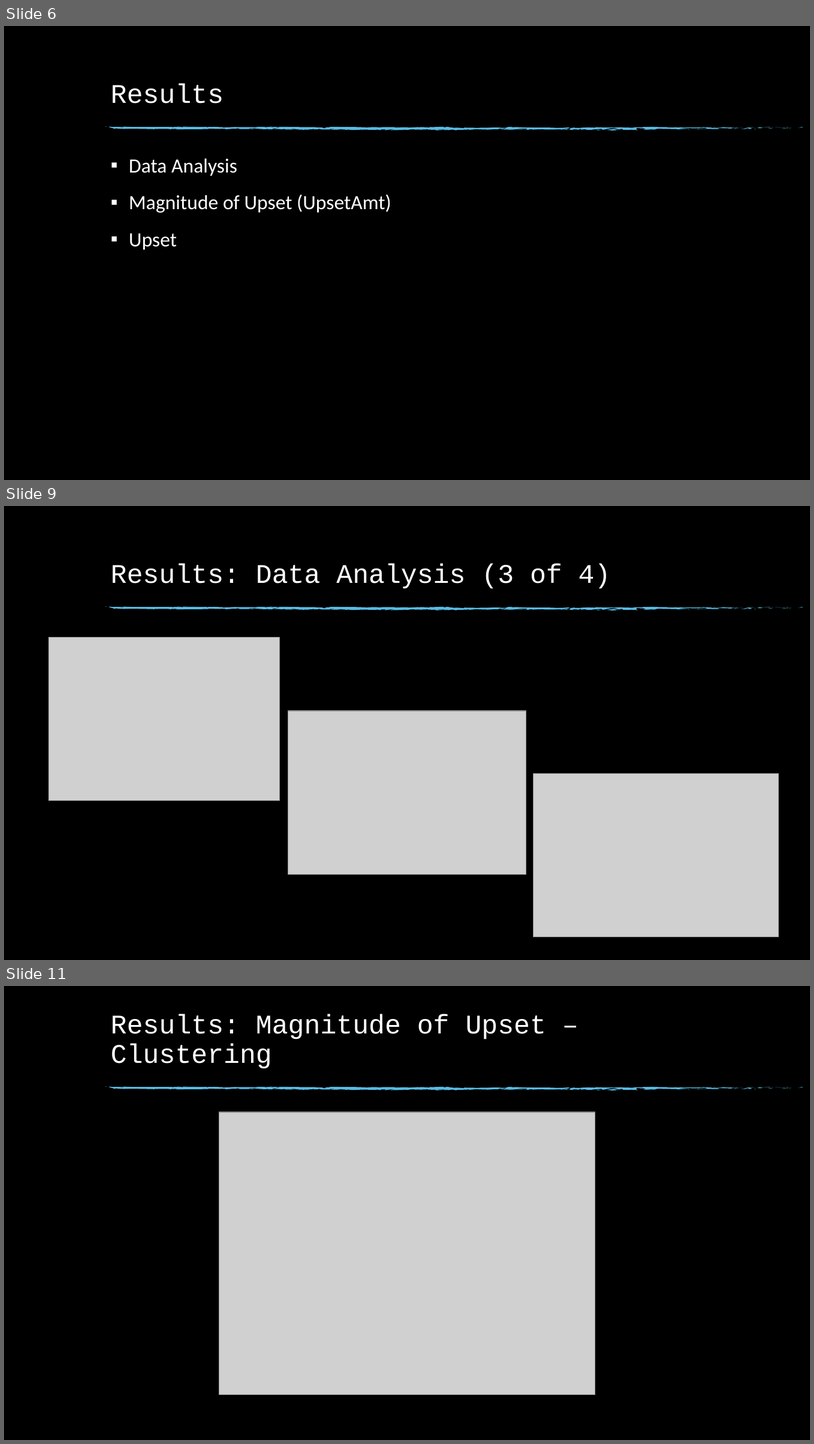
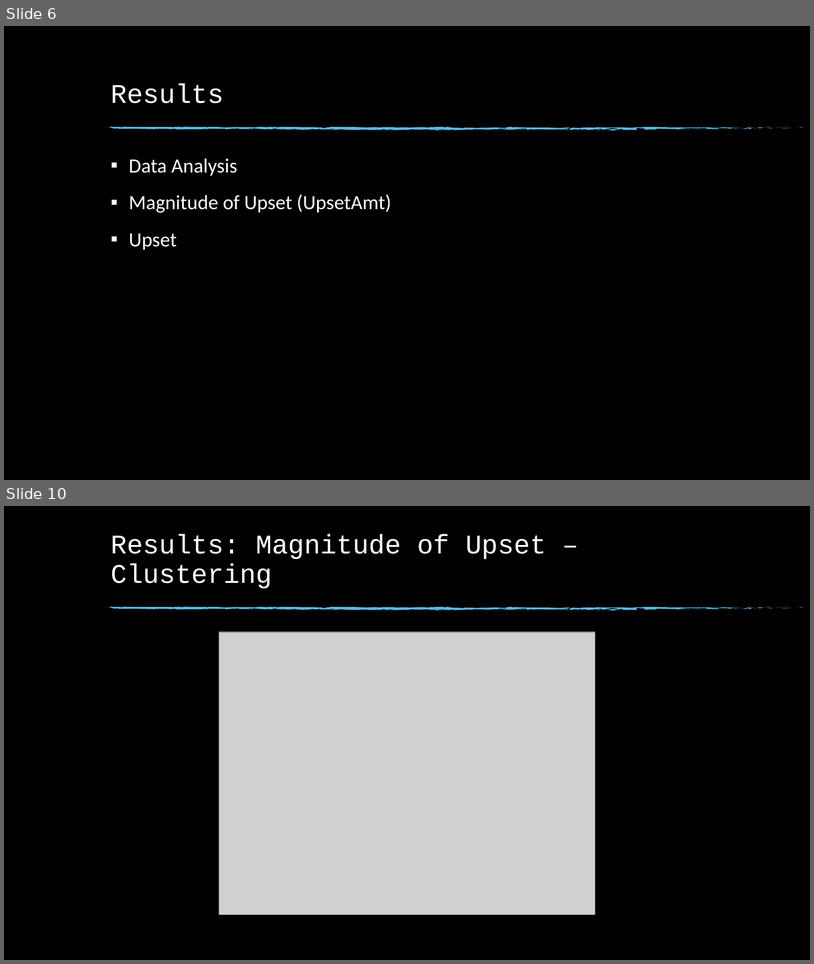
Before and after one commit to msnyde8/Graduate_Project-Upset_Potential, a slide deck: Upset Potential in the NFL.pptx. Shown one above the other, each under a label of ours: slides 6, 9 and 11 before the commit, slides 6 and 10 after it; the slides between them are not shown. The pictures are 814x1444 and 814x964 pixels, drawn with LibreOffice and Linux fonts; fonts in the diff are those of the drawing; grey boxes stand for pictures; background and template pictures are left out. Boxes give left, top, right and bottom in pixels: in the first picture for what was removed or moved away, otherwise in the second. Text is boxed around its words. In the diff, an @@ line names an element or a change of style, - is before the commit and + after.

Commit message:
Updates at work to paper with new upset classification data and slides to match

```diff
--- a/Upset Potential in the NFL.pptx
+++ b/Upset Potential in the NFL.pptx
@@ slide 9 removed at (4, 506, 810, 960), background picture (left out); not listed: 74 template elements that a slide beside it also shows @@
@@ title removed at (111, 564, 611, 589) @@
-Results: Data Analysis (3 of 4)
@@ picture removed at (49, 637, 280, 801) @@
@@ picture removed at (288, 711, 527, 874) @@
@@ picture removed at (533, 774, 779, 937) @@
@@ what was slide 11 is now slide 10 @@
```
Also in this commit, not shown: 12 slides changed, 1 slide added, 5 other slides removed, 1 other file.
